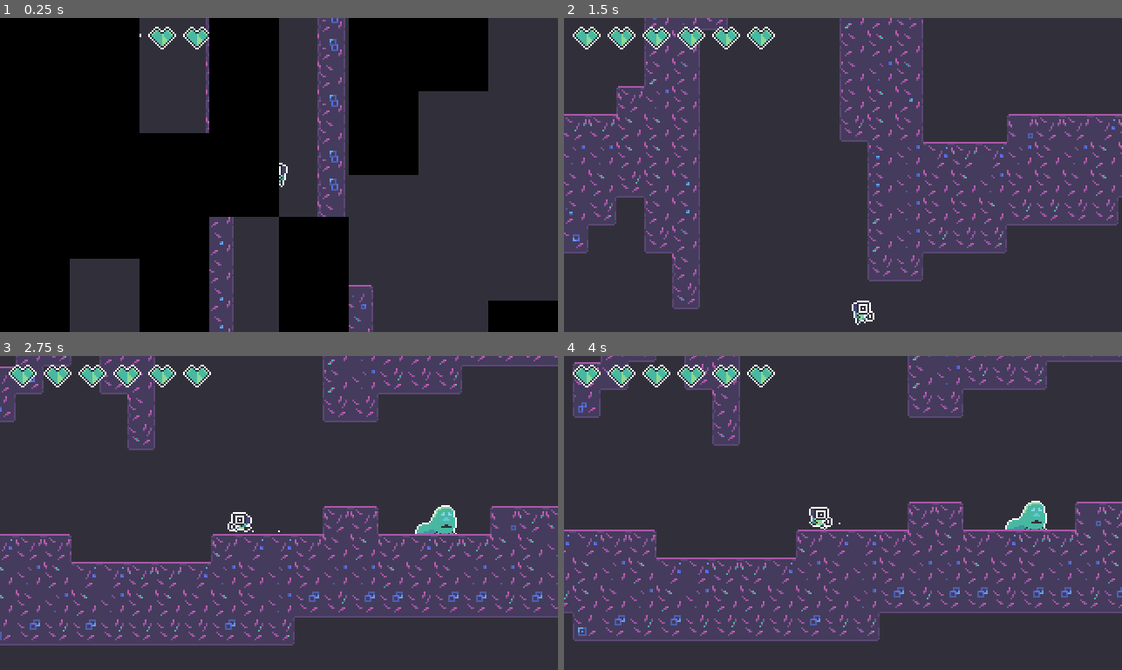
Above: before the commit, frames 1-4 (two rows, left to right).
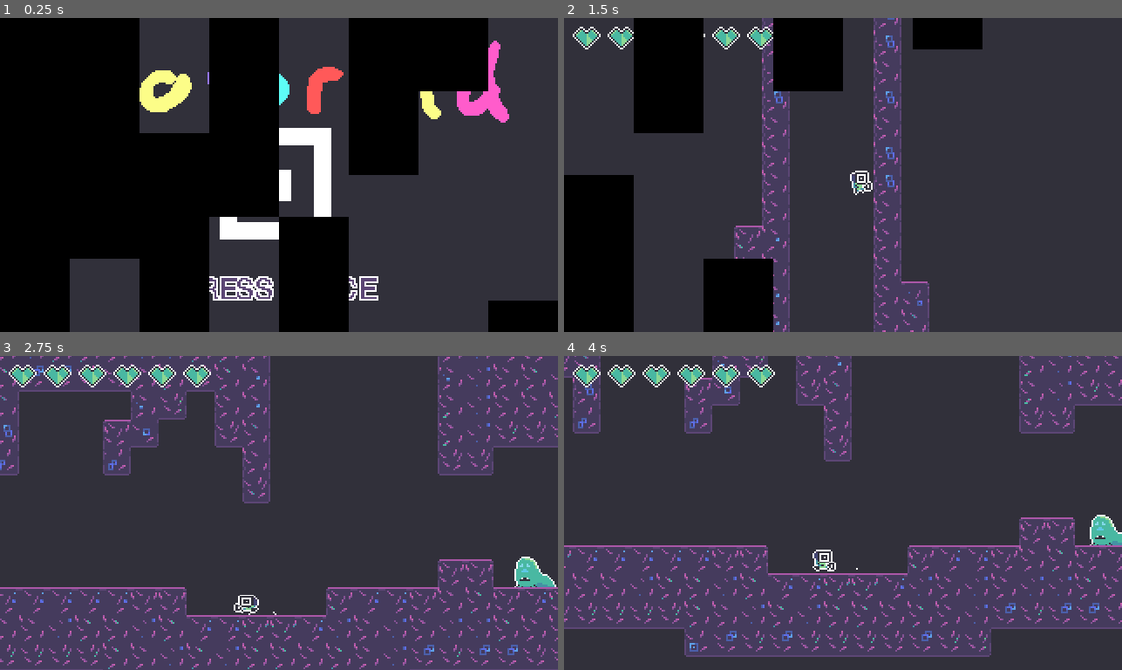
Above: after the commit, the same moments.

Repository: voithos/coloroid
Game: Godot game, scene res://scenes/main_menu.tscn
The game is run twice, just before and just after one commit, with the same random seed, the same clock (stepped at 60 frames per second) and the same inputs. Before the commit the project starts from res://scenes/levels/main.tscn. Sound files missing from this copy of the repository are replaced by a short silence.
Inputs:
- Up to frame 1 (0.25 s): no input
- Up to frame 2 (1.5 s): tap Enter at 0.5 s; hold Right (move_right) from 0.53 s (still down); tap Space (jump) at 0.6, 0.77, 1.07 s; tap Z (attack) at 1.35 s
- Up to frame 3 (2.75 s): tap Space (jump) at 1.52, 1.55, 1.82, 2.3 s; release Right (move_right) at 2.03 s; hold Left (move_left) from 2.03 s (still down); tap X (roll) at 2.1 s
- Up to frame 4 (4 s): release Left (move_left) at 2.78 s; hold Right (move_right) from 2.78 s (still down); tap P at 2.85 s; tap Space (jump) at 3.02, 3.05, 3.32, 3.6, 3.77 s; tap R (restart) at 3.5 s

The runs differ from the first frame. In frame 1, 9.9% of the frame differs, in the area x 25-92%, y 0-100%; in frame 2, 51%, in the area x 0-100%, y 0-100%; in frame 3, 51%; in frame 4, 31%.

Commit message:
Create main menu.

Diff:
--- a/project.godot
+++ b/project.godot
@@ -21,7 +21,7 @@
 [application]
 
 config/name="Coloroid"
-run/main_scene="res://scenes/levels/main.tscn"
+run/main_scene="res://scenes/main_menu.tscn"
 config/icon="res://icon.png"
 
 [autoload]
--- /dev/null
+++ b/scenes/main_menu.gd
@@ -0,0 +1,13 @@
+extends Node2D
+
+func _ready():
+    music.play(music.BACKGROUND)
+
+func _input(event):
+    if Input.is_action_just_pressed("jump"):
+        var transition = get_tree().get_nodes_in_group("transition")[0]
+        transition.connect("fade_complete", self, "_load_main_level")
+        transition.begin_fade()
+
+func _load_main_level():
+    get_tree().change_scene("res://scenes/levels/main.tscn")
--- /dev/null
+++ b/scenes/main_menu.tscn
@@ -0,0 +1,16 @@
+[gd_scene load_steps=4 format=2]
+
+[ext_resource path="res://scenes/transition.tscn" type="PackedScene" id=1]
+[ext_resource path="res://assets/ui/startscreen.png" type="Texture" id=2]
+[ext_resource path="res://scenes/main_menu.gd" type="Script" id=3]
+
+[node name="main_menu" type="Node2D"]
+script = ExtResource( 3 )
+
+[node name="CanvasLayer" type="CanvasLayer" parent="."]
+
+[node name="Startscreen" type="Sprite" parent="CanvasLayer"]
+position = Vector2( 160, 90 )
+texture = ExtResource( 2 )
+
+[node name="transition" parent="." instance=ExtResource( 1 )]
Binary file added: assets/ui/startscreen.aseprite
Binary file added: assets/ui/startscreen.png
Not shown, added: assets/ui/startscreen.png.import
